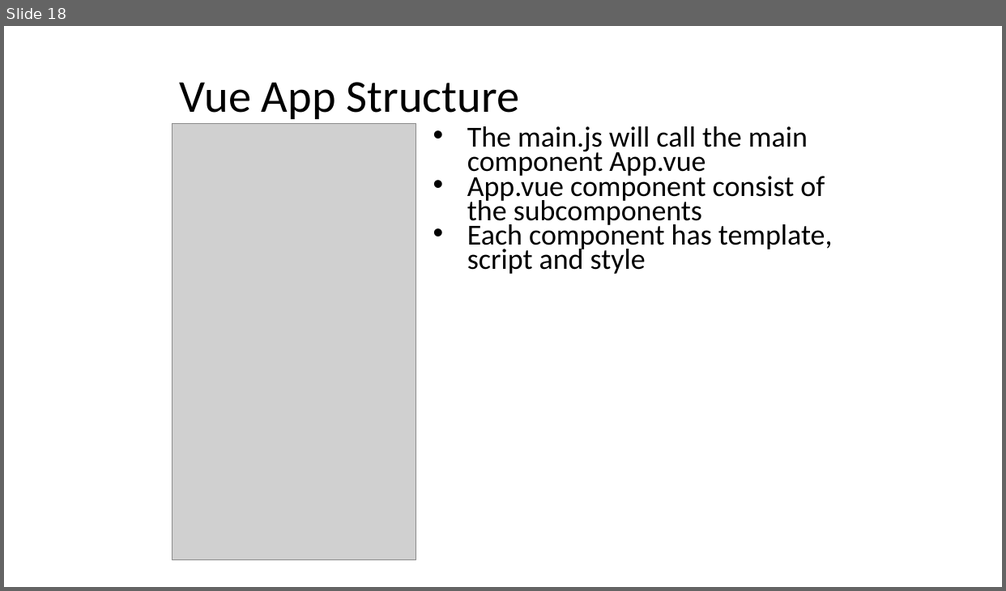
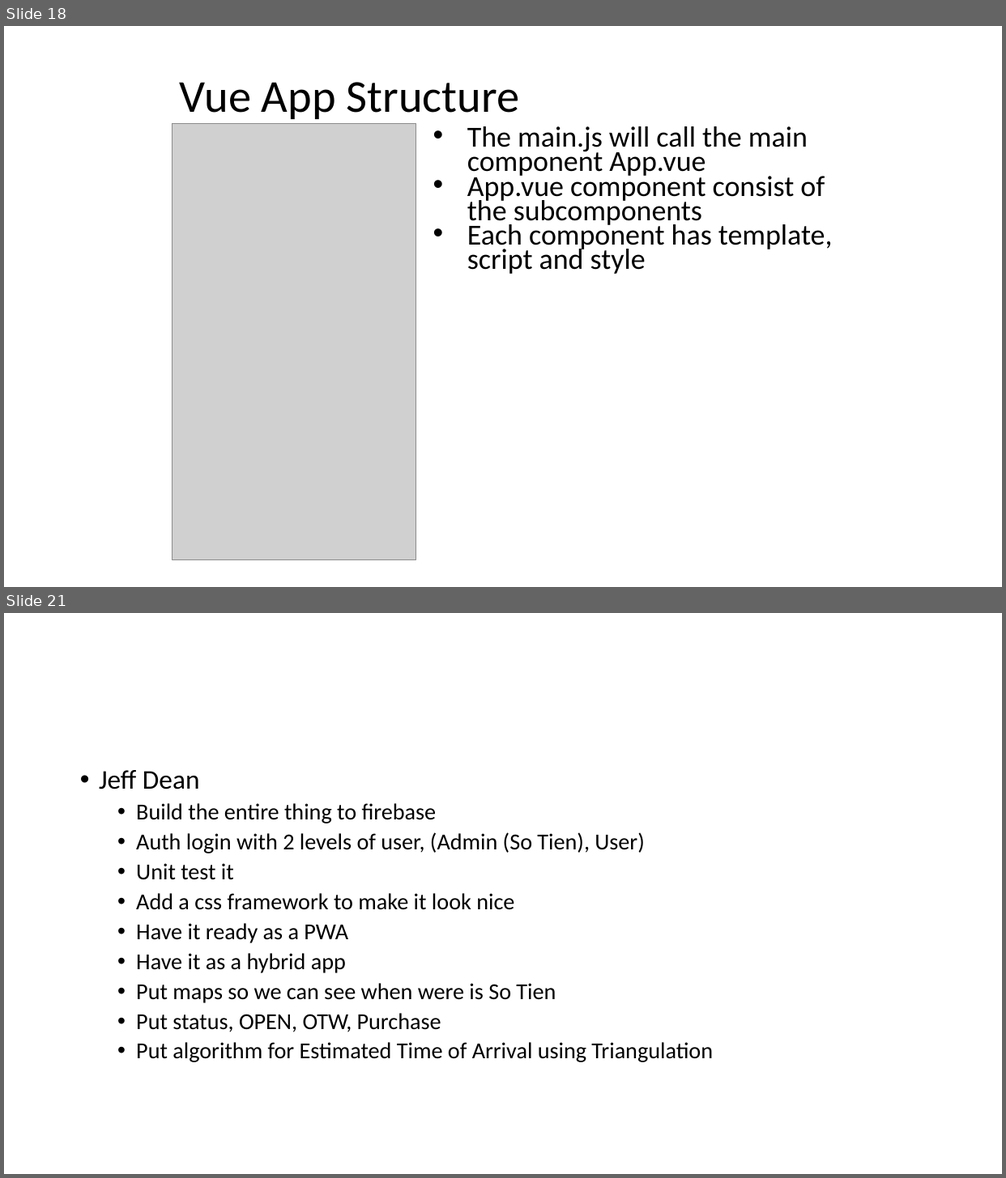
Before and after one commit to auzadventure/vue-advanced, a slide deck: Vue JS 102.pptx. Shown one above the other, each under a label of ours: slide 18 before the commit, slides 18 and 21 after it; the slides between them are not shown. The pictures are 1006x591 and 1006x1178 pixels, drawn with LibreOffice and Linux fonts; fonts in the diff are those of the drawing; grey boxes stand for pictures. Boxes give left, top, right and bottom in pixels: in the first picture for what was removed or moved away, otherwise in the second. Text is boxed around its words. In the diff, an @@ line names an element or a change of style, - is before the commit and + after.

```diff
--- a/Vue JS 102.pptx
+++ b/Vue JS 102.pptx
@@ slide 21 added at [4,613,1002,1174], background #FFFFFF @@
@@ text added at [99,770,713,1063], 22 pt, text #000000 @@
+• Jeff Dean
+  • Build the entire thing to firebase
+  • Auth login with 2 levels of user, (Admin (So Tien), User)
+  • Unit test it
+  • Add a css framework to make it look nice
+  • Have it ready as a PWA
+  • Have it as a hybrid app
+  • Put maps so we can see when were is So Tien
+  • Put status, OPEN, OTW, Purchase
+  • Put algorithm for Estimated Time of Arrival using Triangulation
```
Also in this commit, not shown: 8 slides changed, 3 other slides added, 7 slides removed, 1 other file.
